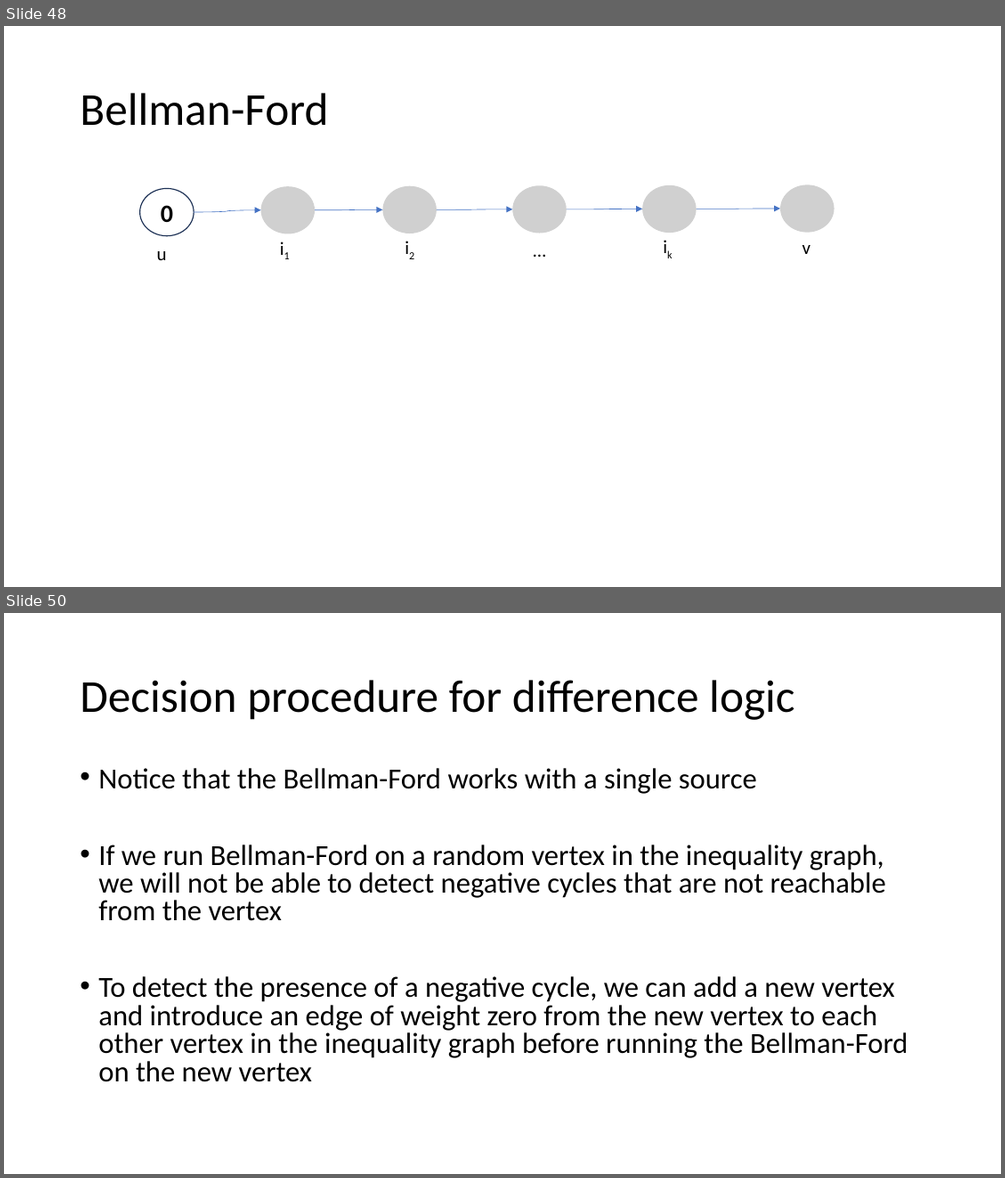
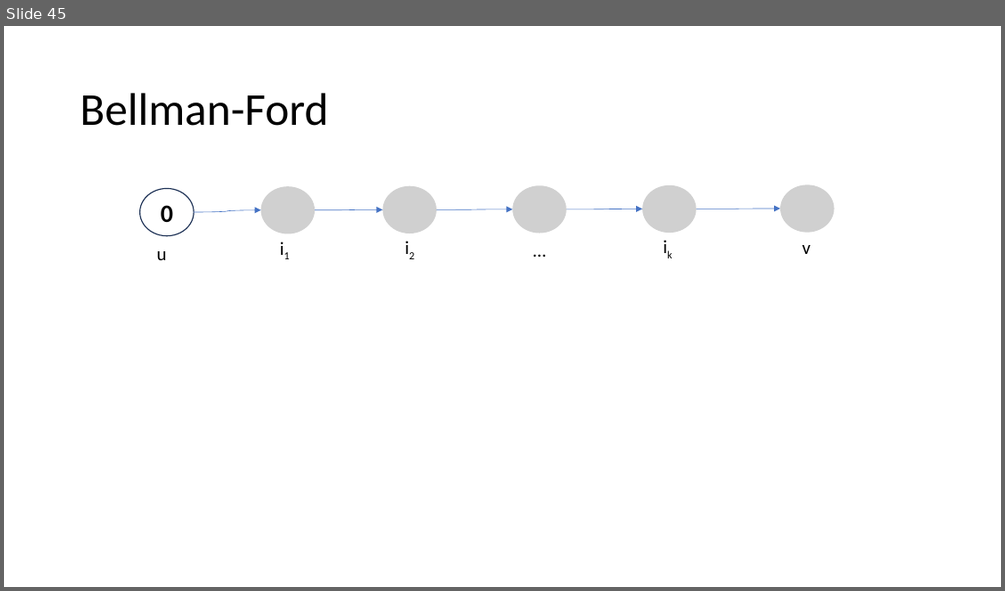
Before and after one commit to piyus/piyus.github.io, a slide deck: DP/slides/Lecture-13.pptx. Shown one above the other, each under a label of ours: slides 48 and 50 before the commit, slide 45 after it; the slides between them are not shown. The pictures are 1005x1178 and 1005x591 pixels, drawn with LibreOffice and Linux fonts; fonts in the diff are those of the drawing; grey boxes stand for pictures. Boxes give left, top, right and bottom in pixels: in the first picture for what was removed or moved away, otherwise in the second. Text is boxed around its words. In the diff, an @@ line names an element or a change of style, - is before the commit and + after.

```diff
--- a/DP/slides/Lecture-13.pptx
+++ b/DP/slides/Lecture-13.pptx
@@ slide 50 removed at (x1=4, y1=613, x2=1001, y2=1174), background #FFFFFF @@
@@ title removed at (x1=80, y1=680, x2=794, y2=720) @@
-Decision procedure for difference logic
@@ text removed at (x1=98, y1=768, x2=908, y2=1082) @@
-• Notice that the Bellman-Ford works with a single source
-• If we run Bellman-Ford on a random vertex in the inequality graph, we will not be able to detect negative cycles that are not reachable from the vertex
-• To detect the presence of a negative cycle, we can add a new vertex and introduce an edge of weight zero from the new vertex to each other vertex in the inequality graph before running the Bellman-Ford on the new vertex
@@ what was slide 48 is now slide 45 @@
```
Also in this commit, not shown: 10 slides changed, 4 other slides removed, 1 other file.
